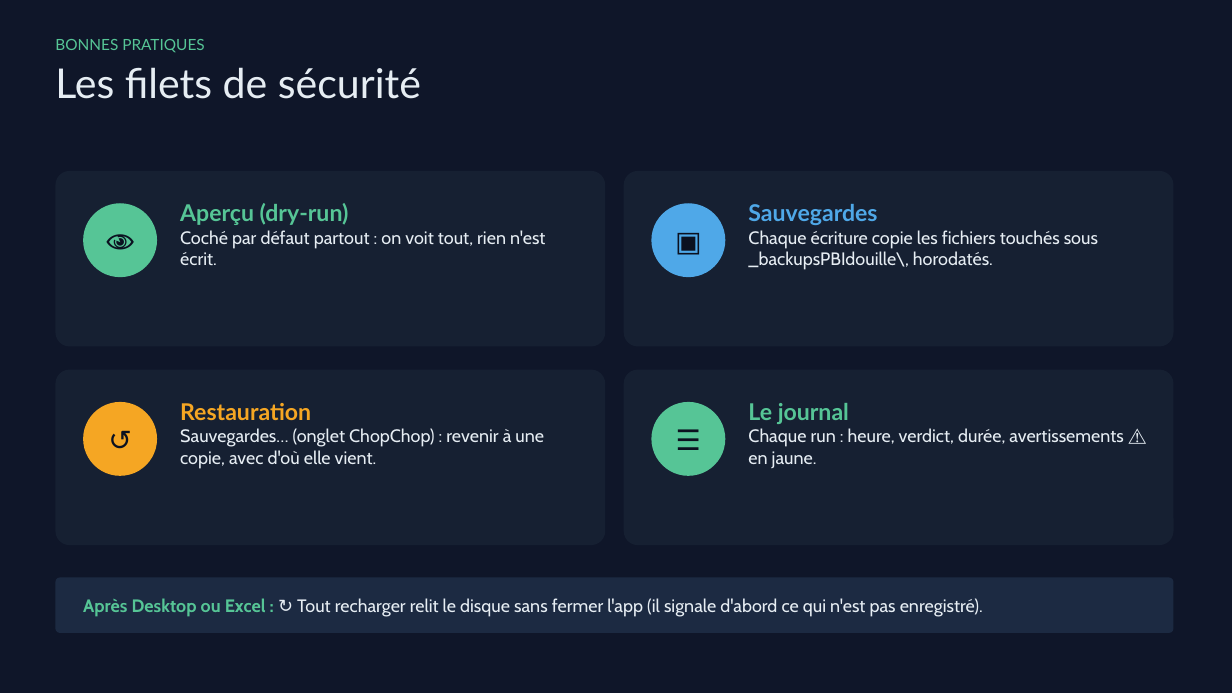
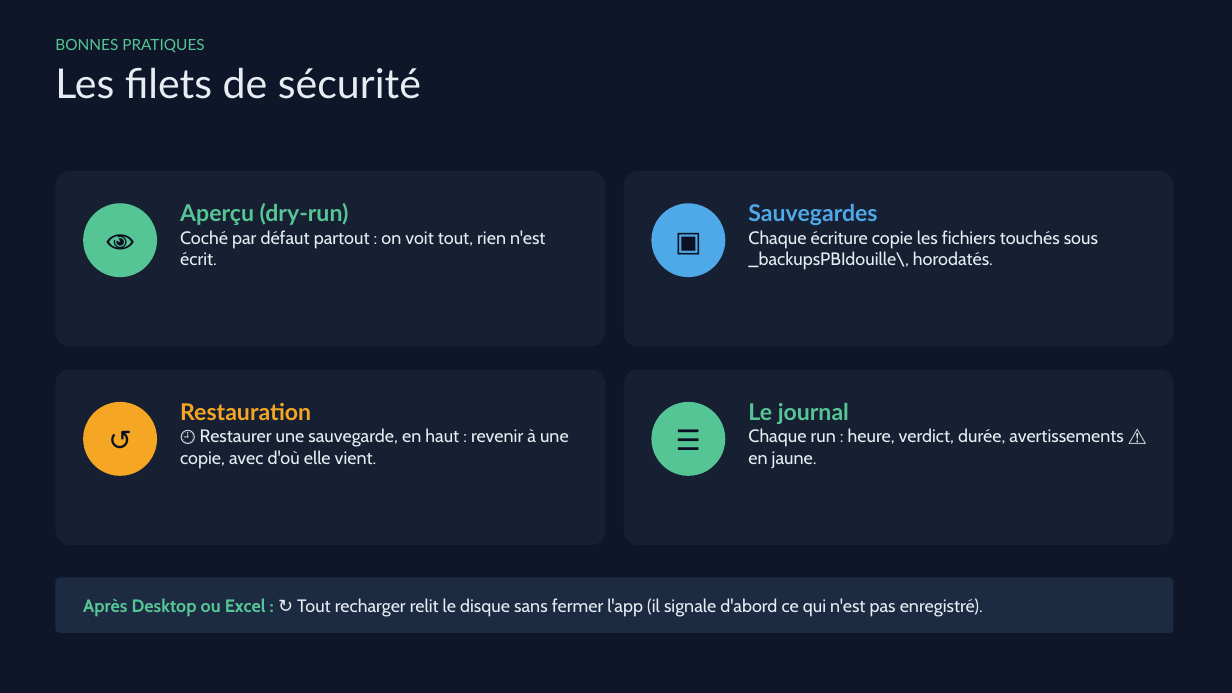
Before and after one commit to Madein1987/PBIdouille, a slide deck: slide 19 of docs/PBIdouille - Guide de demarrage rapide.pptx. Drawn at 1232x693 pixels with LibreOffice and Linux fonts; fonts in the diff are those of the drawing. Boxes give left, top, right and bottom in pixels: in the first picture for what was removed or moved away, otherwise in the second. Text is boxed around its words. In the diff, an @@ line names an element or a change of style, - is before the commit and + after.

```diff
--- a/docs/PBIdouille - Guide de demarrage rapide.pptx
+++ b/docs/PBIdouille - Guide de demarrage rapide.pptx
@@ text at (180,428,569,469): text changed @@
-Sauvegardes… (onglet ChopChop) : revenir à une copie, avec d'où elle vient.
+🕘 Restaurer une sauvegarde, en haut : revenir à une copie, avec d'où elle vient.
```
Also in this commit, not shown: 3 other slides changed, 14 other files.
